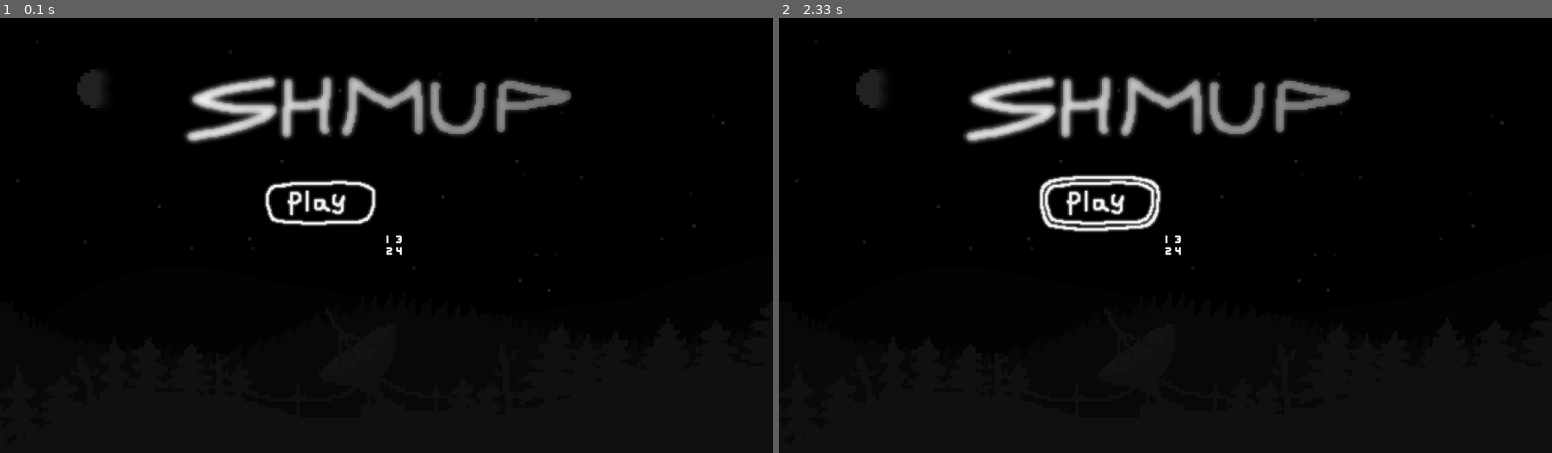
Above: before the commit, frames 1-2 (left to right).
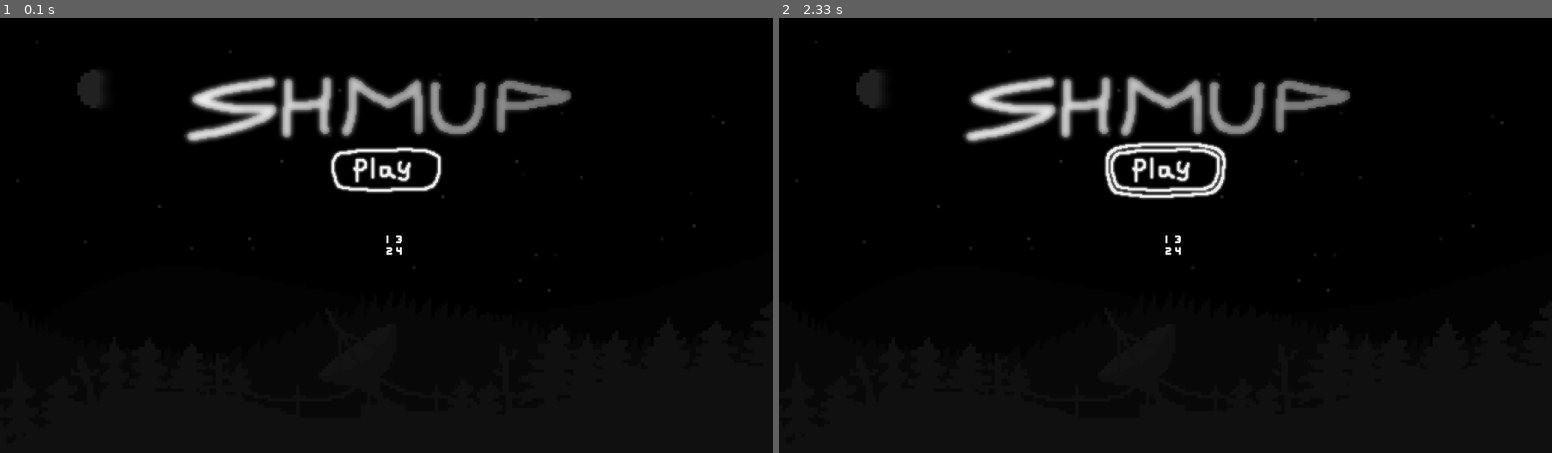
Above: after the commit, the same moments.

Repository: r5nnn/shmup
Game: pygame game, started from shmup.py
Two runs of this game, one before a commit and one after it. Both use one fixed random seed, a clock stepped at 60 frames per second and the inputs below.
Inputs (mouse positions are in pixels of both pictures, inside the frame that each line leads up to):
- Up to frame 1 (0.1 s): no input
- Up to frame 2 (2.33 s): click (1165, 170) at 0.38 s; hold Right 0.67-1.13 s; click (1412, 222) at 1.22 s; click (1165, 170) at 2.05 s

The runs differ from the first frame. In frame 1, 1.4% of the frame differs, in the area x 34-58%, y 29-48%; in frame 2, 2.3%, in the area x 33-58%, y 28-50%.

Commit message:
Fixed bug with button arrays not aligning buttons properly.
All non rect buttons now don't use the alternate list alignment format, and all alignments for labels are ignored.

Moved more type hints to the _types.py module. Even though it looks like it would cause a circular import error, since all types from _types.py are imported if TYPE_CHECKING (never on code execution) in practice no circular dependencies occur.

Diff:
--- a/src/components/ui/buttons/_types.py
+++ b/src/components/ui/buttons/_types.py
@@ -1,7 +1,17 @@
+from __future__ import annotations
+
 from typing import Literal
 
 import pygame
 
+from src.components.ui.buttons import (
+    TextToggleButton, TextClickButton, TextRectToggleButton,
+    TextRectClickButton, ImageClickButton, ImageToggleButton,
+    ImageRectToggleButton, ImageRectClickButton)
+
 _Colors = list[tuple | pygame.Color] | tuple | pygame.Color | None
-_Align = list[Literal["top", "bottom", "mid", "left", "right"]]
+_Align = list[Literal["top", "bottom", "mid", "left", "right"]] | str
 _Images = tuple[pygame.Surface, ...] | pygame.Surface | str
+_AnyButton = (TextToggleButton | TextClickButton | TextRectToggleButton
+            | TextRectClickButton | ImageClickButton | ImageToggleButton
+            | ImageRectClickButton | ImageRectToggleButton)
--- a/src/components/ui/buttons/basemixins.py
+++ b/src/components/ui/buttons/buttonbases.py
@@ -8,22 +8,22 @@
 
 from src.components.ui.widgetutils import WidgetBase
 from src.core import screen
-from src.core.constants import PRIMARY, SECONDARY, ACCENT
+from src.core.constants import PRIMARY, SECONDARY, ACCENT, RectAlignments
 
 if TYPE_CHECKING:
     from src.components.ui import Text
-    from src.components.ui.buttons._types import _Colors, _Align
+    from src.components.ui.buttons._types import _Colors, _Align, _AnyButton
 
 
 @dataclass(kw_only=True)
 class _BaseButtonConfig:
     position: tuple[int, int]
-    align: _Align | None = None
+    align: RectAlignments = "topleft"
     audio_tags: list[str | None] | None = None
     sub_widget: bool = False
 
 
-class RectButtonMixin(WidgetBase):
+class RectButtonBaseMixin(WidgetBase):
     def __init__(self, position: tuple[int, int], size: tuple[int, int],
                  align: str = "topleft", radius: int = 0,
                  colors: _Colors = None,
@@ -131,6 +131,7 @@
     def align_rect(self) -> None:
         setattr(self.rect, self._align, (self._x, self._y))
         self._x, self._y = self.rect.topleft
+        self.requires_realignment = False
 
     @override
     def contains(self, x: int, y: int) -> bool | None:
@@ -141,3 +142,47 @@
                 return bool(self.image_mask.get_at((relx, rely)))
             return True
         return False
+
+
+@dataclass(kw_only=True)
+class _BaseButtonArrayConfig:
+    audio_tags: list[str | None] | None = None
+    align: RectAlignments = "topleft"
+
+
+class ButtonArrayBase(WidgetBase, ABC):
+    def __init__(self, arr_position: tuple[int, int],
+                 arr_shape: tuple[int, int], arr_padding: tuple[int, int] | int,
+                 config: _BaseButtonArrayConfig, *,
+                 arr_sub_widget: bool = False):
+        super().__init__(arr_position, sub_widget=arr_sub_widget)
+        self.buttons = []
+        arr_padding = arr_padding if isinstance(arr_padding, tuple) else (
+            arr_padding, arr_padding)
+        x_pos, y_pos = self._x, self._y
+        for column in range(arr_shape[1]):
+            for row in range(arr_shape[0]):
+                self.buttons.append(
+                    self.make_button(row, column, x_pos, y_pos, config))
+                y_pos = self.buttons[-1].rect.bottom + arr_padding[1]
+            x_pos = self.buttons[-1].rect.right + arr_padding[0]
+            y_pos = self._y
+
+    @override
+    def update(self) -> None:
+        super().update()
+        for button in self.buttons:
+            button.update()
+
+    @override
+    def blit(self) -> None:
+        for button in self.buttons:
+            button.blit()
+
+    @override
+    def contains(self, x: int, y: int) -> bool | None:
+        super().contains(x, y)
+
+
+    def make_button(self, row: int, column: int, x_pos: int, y_pos: int,
+                    config: _BaseButtonArrayConfig) -> _AnyButton: ...
--- a/src/components/ui/buttons/imagebutton.py
+++ b/src/components/ui/buttons/imagebutton.py
@@ -6,8 +6,8 @@
 
 from src.components.ui.buttons.imagemixins import (
     ToggleImageMixin, ClickImageMixin)
-from src.components.ui.buttons.basemixins import (
-    ImageButtonBaseMixin, RectButtonMixin, _BaseButtonConfig)
+from src.components.ui.buttons.buttonbases import (
+    ImageButtonBaseMixin, RectButtonBaseMixin, _BaseButtonConfig)
 from src.components.ui.buttons.inputmixins import checktoggle
 from src.components.ui.widgetutils import WidgetBase
 
@@ -28,13 +28,14 @@
                  on_toggle_on: Callable | None = None,
                  on_toggle_off: Callable | None = None, *,
                  requires_state: bool = False):
-        ImageButtonBaseMixin.__init__(self, config.position,
-                                      config.align[0] + config.align[1],
+        ImageButtonBaseMixin.__init__(self, config.position, config.align,
                                       config.audio_tags,
                                       sub_widget=config.sub_widget)
         ToggleImageMixin.__init__(self, config.images, config.scale_by,
-                                  mask_image, config.align, 0, on_toggle_on,
-                                  on_toggle_off, requires_state=requires_state)
+                                  mask_image, padding=0,
+                                  on_toggle_on=on_toggle_on,
+                                  on_toggle_off=on_toggle_off,
+                                  requires_state=requires_state)
         self.rect = self.image_rect
         self.align_rect()
         self._width, self._height = self.rect.size
@@ -67,13 +68,12 @@
                  image_mask: pygame.Surface | False | None = None,
                  on_click: Callable | None = None,
                  on_release: Callable | None = None):
-        ImageButtonBaseMixin.__init__(self, config.position,
-                                      config.align[0] + config.align[1],
+        ImageButtonBaseMixin.__init__(self, config.position, config.align,
                                       config.audio_tags,
                                       sub_widget=config.sub_widget)
         ClickImageMixin.__init__(self, config.images, config.scale_by,
-                                 image_mask, config.align, 0, on_click,
-                                 on_release)
+                                 image_mask, padding=0, on_click=on_click,
+                                 on_release=on_release)
         self.rect = self.image_rect
         self.align_rect()
         self._width, self._height = self.rect.size
@@ -92,9 +92,10 @@
 
     def align_rect(self) -> None:
         ImageButtonBaseMixin.align_rect(self)
+        self.image_rect.topleft = self.rect.topleft
 
 
-class ImageRectToggleButton(RectButtonMixin, ToggleImageMixin):
+class ImageRectToggleButton(RectButtonBaseMixin, ToggleImageMixin):
     def __init__(self, config: ImageButtonConfig, size: tuple[int, int],
                  radius: int = 0, colors: _Colors = None,
                  mask_image: pygame.Surface | None = None,
@@ -102,10 +103,9 @@
                  on_toggle_on: Callable | None = None,
                  on_toggle_off: Callable | None = None, *,
                  requires_state: bool = False):
-        RectButtonMixin.__init__(self, config.position, size,
-                                 config.align[0] + config.align[1], radius,
-                                 colors, config.audio_tags,
-                                 sub_widget=config.sub_widget)
+        RectButtonBaseMixin.__init__(self, config.position, size, config.align,
+                                     radius, colors, config.audio_tags,
+                                     sub_widget=config.sub_widget)
         ToggleImageMixin.__init__(self, config.images, config.scale_by,
                                   mask_image, image_align, padding,
                                   on_toggle_on, on_toggle_off,
@@ -126,29 +126,28 @@
         self.color = self.colors[0]
 
     def update(self) -> None:
-        RectButtonMixin.update(self)
+        RectButtonBaseMixin.update(self)
         ToggleImageMixin.update(self)
 
     def blit(self) -> None:
-        RectButtonMixin.blit(self)
+        RectButtonBaseMixin.blit(self)
         ToggleImageMixin.blit(self)
 
     def align_rect(self) -> None:
-        RectButtonMixin.align_rect(self)
+        RectButtonBaseMixin.align_rect(self)
         ToggleImageMixin.align_rect(self)
 
 
-class ImageRectClickButton(RectButtonMixin, ClickImageMixin):
+class ImageRectClickButton(RectButtonBaseMixin, ClickImageMixin):
     def __init__(self, config: ImageButtonConfig, size: tuple[int, int],
                  radius: int = 0, colors: _Colors = None,
                  image_mask: pygame.Surface | False | None = None,
                  image_align: _Align = None, padding: int = 20,
                  on_click: Callable | None = None,
                  on_release: Callable | None = None):
-        RectButtonMixin.__init__(self, config.position, size,
-                                 config.align[0] + config.align[1], radius,
-                                 colors, config.audio_tags,
-                                 sub_widget=config.sub_widget)
+        RectButtonBaseMixin.__init__(self, config.position, size, config.align,
+                                     radius, colors, config.audio_tags,
+                                     sub_widget=config.sub_widget)
         ClickImageMixin.__init__(self, config.images, config.scale_by,
                                  image_mask, image_align, padding, on_click,
                                  on_release)
@@ -167,13 +166,13 @@
         self.color = self.colors[0]
 
     def update(self) -> None:
-        RectButtonMixin.update(self)
+        RectButtonBaseMixin.update(self)
         ClickImageMixin.update(self)
 
     def blit(self) -> None:
-        RectButtonMixin.blit(self)
+        RectButtonBaseMixin.blit(self)
         ClickImageMixin.blit(self)
 
     def align_rect(self) -> None:
-        RectButtonMixin.align_rect(self)
+        RectButtonBaseMixin.align_rect(self)
         ToggleImageMixin.align_rect(self)
--- a/src/components/ui/buttons/textbutton.py
+++ b/src/components/ui/buttons/textbutton.py
@@ -4,8 +4,8 @@
 from dataclasses import dataclass
 from typing import Callable, TYPE_CHECKING, override
 
-from src.components.ui.buttons.basemixins import (
-    TextButtonBaseMixin, RectButtonMixin, _BaseButtonConfig)
+from src.components.ui.buttons.buttonbases import (
+    TextButtonBaseMixin, RectButtonBaseMixin, _BaseButtonConfig)
 from src.components.ui.buttons.inputmixins import checktoggle
 from src.components.ui.buttons.textmixins import (
     ToggleTextMixin, ClickTextMixin)
@@ -28,14 +28,13 @@
                  start_text: int = 0, on_toggle_on: Callable | None = None,
                  on_toggle_off: Callable | None = None, *,
                  requires_state: bool = False):
-        TextButtonBaseMixin.__init__(
-            self, config.position, (config.align[0] + config.align[1]
-                                    if config.align is not None
-                                    else "topleft"),
-            config.audio_tags, sub_widget=config.sub_widget)
+        TextButtonBaseMixin.__init__(self, config.position, config.align,
+                                     config.audio_tags,
+                                     sub_widget=config.sub_widget)
         ToggleTextMixin.__init__(self, text, start_text, config.text_colors,
-                                 config.font, config.font_size, config.align,
-                                 0, on_toggle_on, on_toggle_off,
+                                 config.font, config.font_size, padding=0,
+                                 on_toggle_on=on_toggle_on,
+                                 on_toggle_off=on_toggle_off,
                                  requires_state=requires_state)
         self.rect = self.text_rect
         self.align_rect()
@@ -68,14 +67,12 @@
     def __init__(self, config: TextButtonConfig, text: str,
                  on_click: Callable | None = None,
                  on_release: Callable | None = None):
-        TextButtonBaseMixin.__init__(
-            self, config.position, (config.align[0] + config.align[1]
-                                    if config.align is not None
-                                    else "topleft"),
-            config.audio_tags, sub_widget=config.sub_widget)
-        ClickTextMixin.__init__(
-            self, text, config.text_colors, config.align, 0, config.font,
-            config.font_size, on_click, on_release)
+        TextButtonBaseMixin.__init__(self, config.position, config.align,
+                                     config.audio_tags,
+                                     sub_widget=config.sub_widget)
+        ClickTextMixin.__init__(self, text, config.text_colors, padding=0,
+                                font=config.font, font_size=config.font_size,
+                                on_click=on_click, on_release=on_release)
         self.rect = self.text_rect
         self.align_rect()
         self._width, self._height = self.rect.size
@@ -96,22 +93,20 @@
         TextButtonBaseMixin.align_rect(self)
 
 
-class TextRectToggleButton(RectButtonMixin, ToggleTextMixin):
+class TextRectToggleButton(RectButtonBaseMixin, ToggleTextMixin):
     def __init__(self, config: TextButtonConfig, size: tuple[int, int],
                  text: str, radius: int = 0, colors: _Colors = None,
                  start_text: int = 0, text_align: _Align | None = None,
                  padding: int = 20, on_toggle_on: Callable | None = None,
                  on_toggle_off: Callable | None = None, *,
                  requires_state: bool = False):
-        RectButtonMixin.__init__(
-            self, config.position, size, (config.align[0] + config.align[1]
-                                          if config.align is not None
-                                          else "topleft"),
-            radius, colors, config.audio_tags, sub_widget=config.sub_widget)
-        ToggleTextMixin.__init__(
-            self, text, start_text, config.text_colors, config.font,
-            config.font_size, text_align, padding, on_toggle_on, on_toggle_off,
-            requires_state=requires_state)
+        RectButtonBaseMixin.__init__(self, config.position, size, config.align,
+                                     radius, colors, config.audio_tags,
+                                     sub_widget=config.sub_widget)
+        ToggleTextMixin.__init__(self, text, start_text, config.text_colors,
+                                 config.font, config.font_size, text_align,
+                                 padding, on_toggle_on, on_toggle_off,
+                                 requires_state=requires_state)
         self.align_rect()
 
     def toggle_on(self) -> None:
@@ -128,32 +123,30 @@
         self.color = self.colors[0]
 
     def update(self) -> None:
-        RectButtonMixin.update(self)
+        RectButtonBaseMixin.update(self)
         ToggleTextMixin.update(self)
 
     def blit(self) -> None:
-        RectButtonMixin.blit(self)
+        RectButtonBaseMixin.blit(self)
         ToggleTextMixin.blit(self)
 
     def align_rect(self) -> None:
-        RectButtonMixin.align_rect(self)
+        RectButtonBaseMixin.align_rect(self)
         ToggleTextMixin.align_rect(self)
 
 
-class TextRectClickButton(RectButtonMixin, ClickTextMixin):
+class TextRectClickButton(RectButtonBaseMixin, ClickTextMixin):
     def __init__(self, config: TextButtonConfig, size: tuple[int, int], text: str,
                  radius: int = 0, colors: _Colors = None,
                  text_align: _Align | None = None, padding: int = 20,
                  on_click: Callable | None = None,
                  on_release: Callable | None = None):
-        RectButtonMixin.__init__(
-            self, config.position, size, (config.align[0] + config.align[1]
-                                          if config.align is not None
-                                          else "topleft"),
-            radius, colors, config.audio_tags, sub_widget=config.sub_widget)
-        ClickTextMixin.__init__(
-            self, text, config.text_colors, text_align, padding, config.font,
-            config.font_size, on_click, on_release)
+        RectButtonBaseMixin.__init__(self, config.position, size, config.align,
+                                     radius, colors, config.audio_tags,
+                                     sub_widget=config.sub_widget)
+        ClickTextMixin.__init__(self, text, config.text_colors, text_align,
+                                padding, config.font, config.font_size,
+                                on_click, on_release)
         self.align_rect()
 
     def update_click(self) -> None:
@@ -169,13 +162,13 @@
         self.color = self.colors[0]
 
     def update(self) -> None:
-        RectButtonMixin.update(self)
+        RectButtonBaseMixin.update(self)
         ClickTextMixin.update(self)
 
     def blit(self) -> None:
-        RectButtonMixin.blit(self)
+        RectButtonBaseMixin.blit(self)
         ClickTextMixin.blit(self)
 
     def align_rect(self) -> None:
-        RectButtonMixin.align_rect(self)
+        RectButtonBaseMixin.align_rect(self)
         ClickTextMixin.align_rect(self)
--- a/src/components/ui/buttons/textbuttonarray.py
+++ b/src/components/ui/buttons/textbuttonarray.py
@@ -1,83 +1,27 @@
 from __future__ import annotations
 
-from abc import ABC
 from dataclasses import dataclass
 from typing import TYPE_CHECKING, Callable, override
 
-
 from src.components.ui.buttons import (
-    TextToggleButton, TextClickButton, TextRectToggleButton,
-    TextRectClickButton, ImageClickButton, ImageToggleButton,
-    ImageRectClickButton, ImageRectToggleButton, TextButtonConfig)
-from src.components.ui.widgetutils import WidgetBase
+    TextToggleButton, TextButtonConfig)
+from src.components.ui.buttons.buttonbases import (
+    _BaseButtonArrayConfig, ButtonArrayBase)
 
 if TYPE_CHECKING:
     import pygame
-    from src.components.ui.buttons._types import _Colors, _Align
-
-
-_AnyButton = (TextToggleButton | TextClickButton | TextRectToggleButton
-            | TextRectClickButton | ImageClickButton | ImageToggleButton
-            | ImageRectClickButton | ImageRectToggleButton)
+    from src.components.ui.buttons._types import _Colors, _AnyButton
 
 
 @dataclass(kw_only=True)
-class _ArrayBaseButtonConfig:
-    audio_tags: list[str | None] | None = None
-
-
-class ButtonArrayBase(WidgetBase, ABC):
-    def __init__(self, arr_position: tuple[int, int],
-                 arr_shape: tuple[int, int], arr_padding: tuple[int, int] | int,
-                 config: _ArrayBaseButtonConfig, arr_align: _Align = None, *,
-                 arr_sub_widget: bool = False):
-        super().__init__(arr_position, (arr_align[0] + arr_align[1]
-                                        if arr_align is not None
-                                        else "topleft"),
-                         sub_widget=arr_sub_widget)
-        self.buttons = []
-        arr_padding = arr_padding if isinstance(arr_padding, tuple) else (
-            arr_padding, arr_padding)
-        x_pos, y_pos = self._x, self._y
-        for column in range(arr_shape[1]):
-            for row in range(arr_shape[0]):
-                self.buttons.append(
-                    self.make_button(row, column, x_pos, y_pos, arr_align,
-                                      config))
-                y_pos = self.buttons[-1].rect.bottom + arr_padding[1]
-            x_pos = self.buttons[-1].rect.right + arr_padding[0]
-            y_pos = self._y
-
-    @override
-    def update(self) -> None:
-        super().update()
-        for button in self.buttons:
-            button.update()
-
-    @override
-    def blit(self) -> None:
-        for button in self.buttons:
-            button.blit()
-
-    @override
-    def contains(self, x: int, y: int) -> bool | None:
-        super().contains(x, y)
-
-
-    def make_button(
-            self, row: int, column: int, x_pos: int, y_pos: int, align: _Align,
-            config: _ArrayBaseButtonConfig) -> _AnyButton: ...
-
-
-@dataclass(kw_only=True)
-class TextArrayConfig(_ArrayBaseButtonConfig):
+class TextButtonArrayConfig(_BaseButtonArrayConfig):
     text_colors: _Colors = None
     font: pygame.font.Font | None = None
     font_size: int = 32
 
 
 @dataclass
-class TextToggleButtonArrayConfig(TextArrayConfig):
+class TextToggleButtonArrayConfig(TextButtonArrayConfig):
     texts: tuple[tuple[str | list[str], ...], ...]
     start_texts: tuple[tuple[int, ...], ...] | int = 0
     on_toggle_on: tuple[tuple[Callable | None, ...], ...] | None = None
@@ -88,17 +32,16 @@
 class TextToggleButtonArray(ButtonArrayBase):
     def __init__(self, arr_position: tuple[int, int],
                  arr_shape: tuple[int, int], arr_padding: tuple[int, int] | int,
-                 config: TextToggleButtonArrayConfig, arr_align: _Align = None,
+                 config: TextToggleButtonArrayConfig,
                  *, arr_sub_widget: bool = False):
         super().__init__(arr_position, arr_shape, arr_padding, config,
-                         arr_align, arr_sub_widget=arr_sub_widget)
+                         arr_sub_widget=arr_sub_widget)
 
     @override
-    def make_button(
-            self, row: int, column: int, x_pos: int, y_pos: int, align: _Align,
-            config: TextToggleButtonArrayConfig) -> _AnyButton:
+    def make_button(self, row: int, column: int, x_pos: int, y_pos: int,
+                    config: TextToggleButtonArrayConfig) -> _AnyButton:
         config_ = TextButtonConfig(
-            position=(x_pos, y_pos), align=align, audio_tags=config.audio_tags,
+            position=(x_pos, y_pos), align=config.align, audio_tags=config.audio_tags,
             sub_widget=True, text_colors=config.text_colors, font=config.font,
             font_size=config.font_size)
         start_texts = config.start_texts[column][row] \
@@ -111,3 +54,14 @@
         return TextToggleButton(config_, config.texts[column][row],
                                 start_texts, on_toggle_on, on_toggle_off,
                                 requires_state=config.requires_state)
+
+
+@dataclass
+class TextClickButtonArrayConfig(TextButtonArrayConfig):
+    texts: tuple[tuple[str, ...], ...]
+    on_click: tuple[tuple[Callable | None, ...], ...] | None = None
+    on_release: tuple[tuple[Callable | None, ...], ...] | None = None
+
+
+class TextClickButtonArray(ButtonArrayBase):
+    ...
--- a/src/states/title.py
+++ b/src/states/title.py
@@ -34,7 +34,7 @@
         background_audio.add_audio(audio_paths("menuloop rmx"))
         config = ImageButtonConfig(
             position=(int(screen_size[0] * 0.5), screen_size[1] * 0.35), images="play",
-            align=["mid", "top"], scale_by=3)
+            align="center", scale_by=3)
         self.play = ImageClickButton(config, image_mask=False)
         config = TextToggleButtonArrayConfig(((["1", "WHATTT"], "2"), ("3", "4")))
         self.arr = TextToggleButtonArray((int(screen_size[0] * 0.5), screen_size[1] * 0.5),
